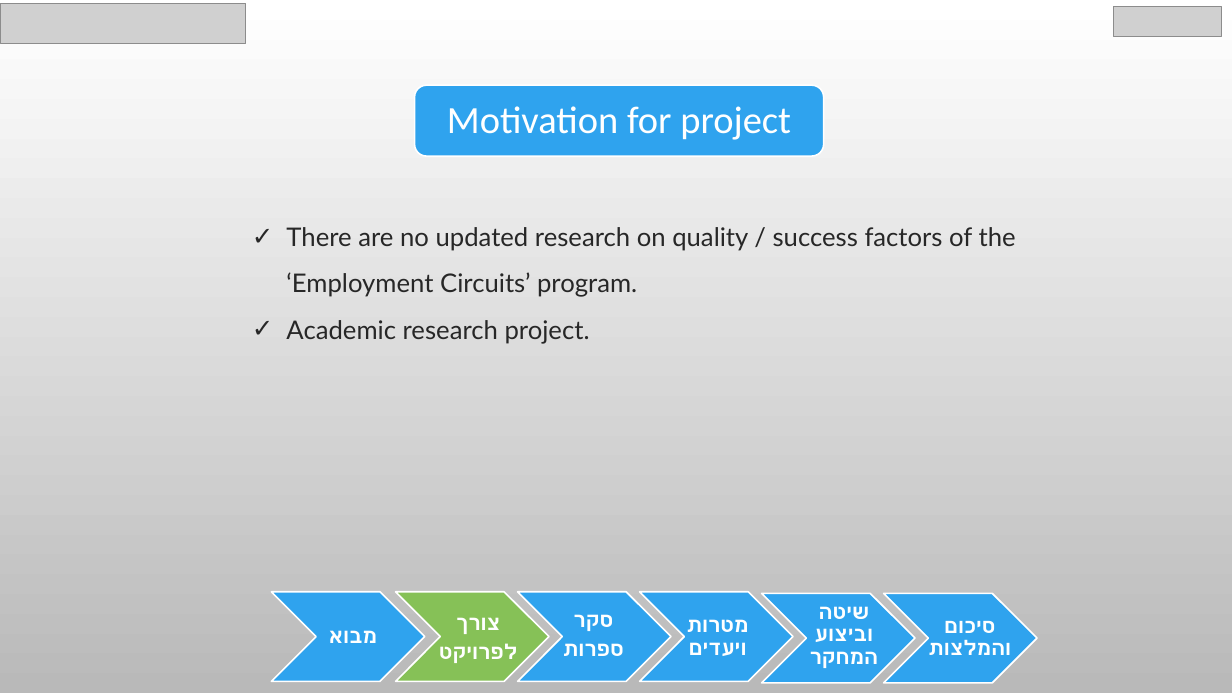
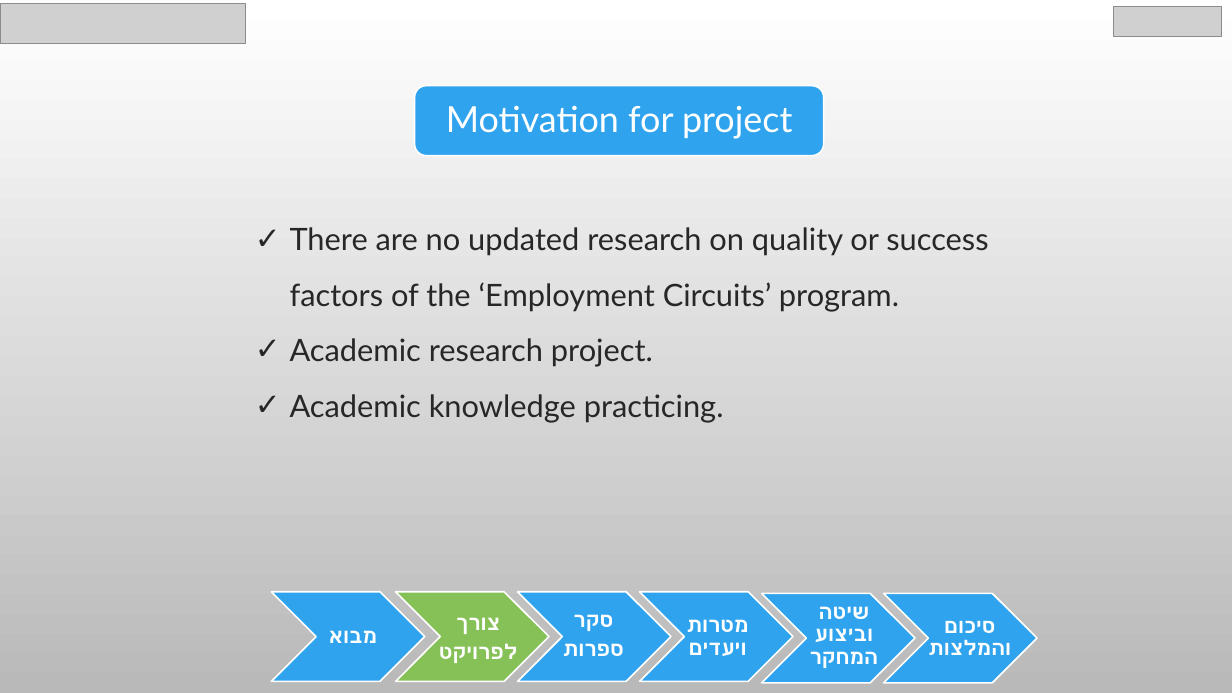
Before and after one commit to chen890/Final-Research-Project---IES, a slide deck: slide 3 of English Final Project.pptx. Drawn at 1232x693 pixels with LibreOffice and Linux fonts; fonts in the diff are those of the drawing; grey boxes stand for pictures; background and template pictures are left out. Boxes give left, top, right and bottom in pixels: in the first picture for what was removed or moved away, otherwise in the second. Text is boxed around its words. In the diff, an @@ line names an element or a change of style, - is before the commit and + after.

```diff
--- a/English Final Project.pptx
+++ b/English Final Project.pptx
@@ text "Motivation for project" at [446, 105, 792, 139]: size 30 to 28 pt, font Calibri to Lato @@
@@ text at [290, 227, 988, 312]: text changed; size 20 to 24 pt @@
-✓ There are no updated research on quality / success factors of the ‘Employment Circuits’ program.
+✓ There are no updated research on quality or success factors of the ‘Employment Circuits’ program.
@@ text at [290, 338, 653, 367]: size 20 to 24 pt in "Academic research project." @@
@@ text at [290, 394, 724, 423]: paragraph added @@
+✓ Academic knowledge practicing.
```
Also in this commit, not shown: 21 other slides changed, 2 slides added, 1 slide removed.
